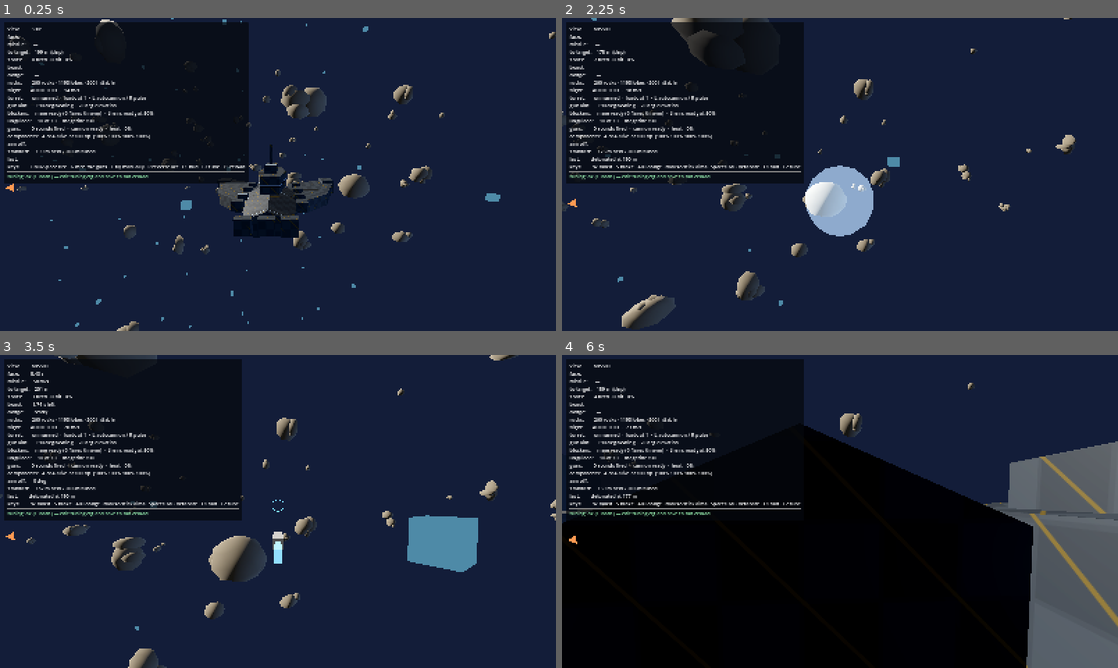
Above: before the commit, frames 1-4 (two rows, left to right).
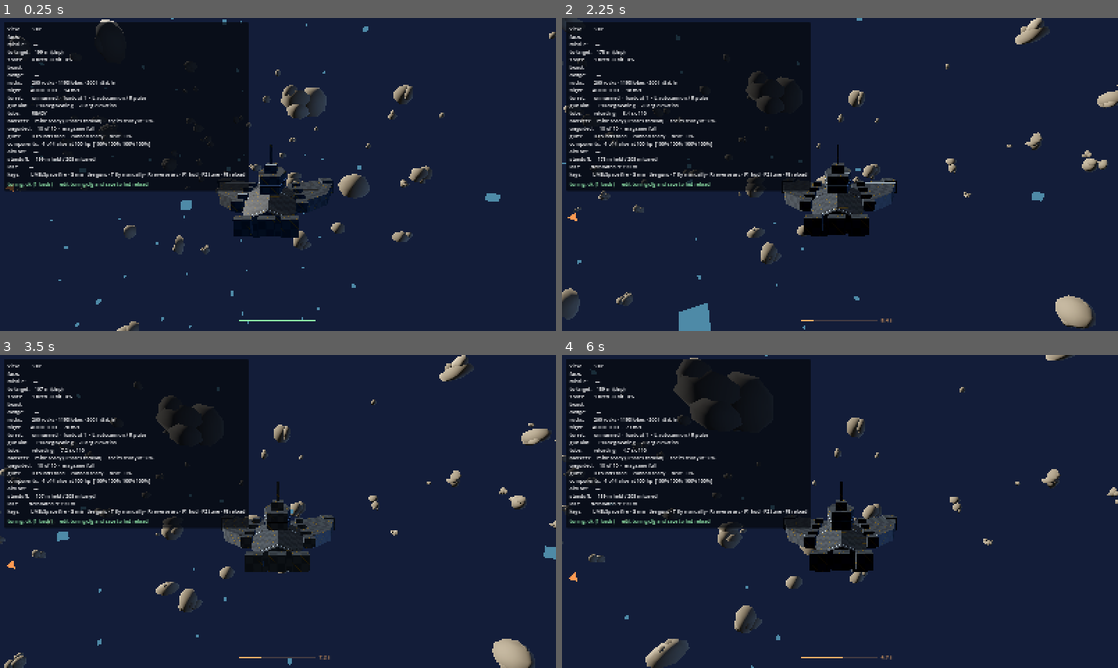
Above: after the commit, the same moments.

Repository: siegfried-martin/TerminalGuidance
Game: Godot game, scene res://scenes/arena.tscn
Two runs of this game, one before a commit and one after it. Both use one fixed random seed, a clock stepped at 60 frames per second and the inputs below.
Inputs (mouse positions are in pixels of both pictures, inside the frame that each line leads up to):
- Up to frame 1 (0.25 s): no input
- Up to frame 2 (2.25 s): move the mouse to (962, 158) at 0.52 s; hold W (boost) 0.53-1.28 s; click (962, 158) at 0.67 s; tap Space (detonate) at 0.8, 1.35 s; move the mouse to (812, 174) at 1.27 s; hold S (brake) 1.28-2.03 s; click (812, 174) at 1.42 s; tap W (boost) at 1.55 s; move the mouse to (895, 105) at 2.02 s; hold Space (detonate) from 2.03 s (still down); tap Down (aim_down) at 2.1 s; click (895, 105) at 2.17 s
- Up to frame 3 (3.5 s): move the mouse to (272, 517) at 2.77 s; release Space (detonate) at 2.78 s; tap Left (aim_left) at 2.85 s; click (272, 517) at 2.92 s; tap W (boost) at 3.05 s
- Up to frame 4 (6 s): move the mouse to (878, 514) at 3.52 s; hold S (brake) 3.53-4.25 s; hold Space (detonate) 3.53-4.25 s; tap Right (aim_right) at 3.6 s; click (878, 514) at 3.67 s; drag from (673, 464) to (756, 433) at 4.27 s; move the mouse to (867, 511) at 5.02 s; hold S (brake) 5.03-5.78 s; hold W (boost) 5.03-5.78 s; click (867, 511) at 5.17 s; tap Space (detonate) at 5.3 s; move the mouse to (817, 505) at 5.77 s; tap Shift (cam_boost) at 5.85 s; click (817, 505) at 5.92 s

The runs differ from the first frame. In frame 1, 3.2% of the frame differs, in the area x 0-57%, y 29-97%; in frame 2, 12%; in frame 3, 13%; in frame 4, 59%, in the area x 0-100%, y 0-100%.

Commit message:
The launch tube's cooldown — POC step 6 is complete
Stage 5 of docs/TURRET_MODE_IMPLEMENTATION.md, and the small change the
whole build was for: success criterion 2 is "after 30 minutes the
developer is still choosing to fire, and never feels stuck waiting", and
without a cooldown there is no between-missiles to have an opinion about.

The clock starts at LAUNCH, not at detonation, and that is a design
choice rather than an implementation convenience. It is what makes "every
second in the missile is a second off the gun" literally true: detonate
early and you buy turret time, ride the fuse out and you spend it.
Starting at detonation would make a long ride free and delete the price
on a decision ADR 0002 makes the difficulty dial.

The tube belongs to the ship, not to the arena wiring it up, and it
reloads on its own clock whichever station the player is at or whether
anyone is at one.

The reload gauge is on the flight overlay along the bottom of the screen,
in every view, rather than in the debug HUD. Criterion 2 is a question
about that bar and it is not answerable if reading it needs F1.

Compare it against missile/fuse_seconds, not against intuition: below the
fuse the tube is always ready by the time a long ride lands and the
cooldown does nothing at all. 10 against a fuse of 6 leaves about four
seconds at the gun after a full ride and about nine after a short one.

make check: 613 assertions, 0 failed. Verified visually from inside a
missile — the bar fills along the bottom with 8.8 s beside it while the
ride is still going.

ADR 0052 records it and forbids the three ways to accidentally make a
long ride free.

Co-Authored-By: Claude Opus 5 <noreply@anthropic.com>
Claude-Session: https://claude.ai/code/session_019cuQQCjeCs6uUkR5mGqxxa

Diff:
--- a/scripts/arena/combat_arena.gd
+++ b/scripts/arena/combat_arena.gd
@@ -26,9 +26,12 @@
 ## Half of step 7 is in too: the target answers an incoming missile with a star of
 ## flares, on a roll of `enemy/blocker_chance` (ADR 0051).
 ##
-## Deliberately absent, in build order: the missile cooldown (step 6); enemy return
-## fire and ship HP (step 7); the interrupt (step 8); death, respawn and the PiP
-## toggle (step 9).
+## Step 6 is complete: the launch tube has its cooldown, which is what makes
+## success criterion 2 — "still choosing to fire, never stuck waiting" — a question
+## with an answer at all.
+##
+## Deliberately absent, in build order: enemy return fire and ship HP (step 7); the
+## interrupt (step 8); death, respawn and the PiP toggle (step 9).
 ## Do not add them here ahead of their step — each one has a feel checkpoint
 ## attached to it and adding it early destroys the reading.
 ##
@@ -159,6 +162,7 @@
 	_overlay.target = _target
 	_overlay.missile_provider = func() -> Missile: return _views.piloted_missile()
 	_overlay.turret_provider = func() -> Turret: return _turret
+	_overlay.ship = _ship
 	var overlay_layer := CanvasLayer.new()
 	overlay_layer.name = "OverlayLayer"
 	overlay_layer.layer = 90   # under the debug HUD, which is 100
@@ -220,6 +224,12 @@
 	_hud.add_row("gun aim", func() -> String:
 		return "%+.0f deg bearing  ·  %+.0f deg elevation" % [
 			_turret.azimuth_degrees(), _turret.elevation_degrees()])
+	_hud.add_row("tube", func() -> String:
+		if _ship.missile_ready():
+			return "READY"
+		return "reloading — %.1f s of %.0f" % [
+			_ship.missile_cooldown_remaining(),
+			Tuning.num("ship/missile_cooldown_seconds")])
 	_hud.add_row("blockers", func() -> String:
 		var mine := "ready" if _turret.blocker_ready() \
 			else "%.1f s" % _turret.blocker_cooldown_remaining()
@@ -337,10 +347,15 @@
 		_views.refresh_mouse_mode()
 
 
-## Launch along the ship's current heading and ride it. One missile at a time —
-## that falls out of riding, and is not a cooldown. Cooldown is step 6.
+## Launch along the ship's current heading and ride it.
+##
+## Refused for three reasons, and they are different reasons: one missile is ridden
+## at a time (which falls out of riding), a missile is launched from the helm and
+## not from the guns (ADR 0048), and the tube has a cooldown (`Mothership`).
 func fire() -> Missile:
 	if _views.piloted_missile() != null:
+		return null
+	if not _ship.missile_ready():
 		return null
 	# A missile is launched from the helm. There is no turret-to-missile edge in
 	# the state machine, and the gate lives here rather than in the input handler
@@ -355,6 +370,7 @@
 		_target, _target.radius, _rocks)
 	missile.detonated.connect(_on_missile_detonated)
 
+	_ship.note_missile_launched()
 	_shots += 1
 	_views.enter_missile_view(missile)
 	return missile
--- a/scripts/ships/mothership.gd
+++ b/scripts/ships/mothership.gd
@@ -36,6 +36,9 @@
 ## the ship's W and the missile's.
 var _throttle: float = 0.0
 var _reticle := ReticleSteering.new()
+## Seconds until the launch tube can put another missile out. The tube belongs to
+## the ship, not to the arena that happens to be wiring it up.
+var _missile_cooldown: float = 0.0
 
 
 func _ready() -> void:
@@ -81,6 +84,10 @@
 func _process(delta: float) -> void:
 	if delta <= 0.0:
 		return
+	# The tube reloads regardless of who is flying, or whether anyone is: the
+	# cooldown is the rhythm of the whole loop and it must not depend on which
+	# station the player happens to be standing at.
+	_missile_cooldown = maxf(_missile_cooldown - delta, 0.0)
 	if autopilot:
 		_fly_autopilot(delta)
 	elif piloted:
@@ -197,6 +204,40 @@
 	_velocity = (-basis.z * (_throttle * manual_max_speed()) + basis.x * strafe) \
 		.limit_length(manual_max_speed())
 	position += _velocity * delta
+
+
+# --- the launch tube ---------------------------------------------------------
+
+## Can another missile be launched?
+##
+## This is POC step 6's other half and the reason success criterion 2 is
+## answerable at all: "after 30 minutes the developer is still choosing to fire,
+## and never feels stuck waiting". Without a cooldown there is no between-missiles
+## to have an opinion about, and the turret has nothing to be an answer to.
+func missile_ready() -> bool:
+	return _missile_cooldown <= 0.0
+
+
+func missile_cooldown_remaining() -> float:
+	return _missile_cooldown
+
+
+## 0 to 1, how far through the reload the tube is. What the overlay draws.
+func missile_charge() -> float:
+	var total := Tuning.num("ship/missile_cooldown_seconds")
+	if total <= 0.0:
+		return 1.0
+	return clampf(1.0 - _missile_cooldown / total, 0.0, 1.0)
+
+
+## Start the clock. Called at LAUNCH, not at detonation, and that is a design
+## choice rather than an implementation convenience: it means a second spent in the
+## missile is a second off the gun, which is the trade `PROJECT_OVERVIEW.md` names
+## as the loop's opportunity cost. Ending a ride early buys turret time; riding the
+## fuse out spends it. Starting the clock at detonation would invert that and make
+## a long ride free.
+func note_missile_launched() -> void:
+	_missile_cooldown = maxf(Tuning.num("ship/missile_cooldown_seconds"), 0.0)
 
 
 ## Hand the ship between the autopilot and the player. Returns the mode now in
--- a/scripts/view/flight_overlay.gd
+++ b/scripts/view/flight_overlay.gd
@@ -18,6 +18,8 @@
 var missile_provider: Callable = func() -> Missile: return null
 ## Returns the gun station while it is manned, or null.
 var turret_provider: Callable = func() -> Turret: return null
+## The ship, for the launch tube's reload gauge.
+var ship: Mothership
 
 
 func _ready() -> void:
@@ -46,6 +48,7 @@
 	_draw_target_indicator(camera)
 	_draw_reticle(camera)
 	_draw_crosshair(camera)
+	_draw_tube()
 
 
 # --- target indicator --------------------------------------------------------
@@ -191,6 +194,31 @@
 	draw_rect(Rect2(origin, Vector2(bar_width * clampf(heat, 0.0, 1.0), bar_height)), color)
 
 
+## The launch tube's reload, along the bottom of the screen in every view.
+##
+## It is here rather than in the debug HUD because it is the one gauge the whole
+## build exists to read. Success criterion 2 is "still choosing to fire, and never
+## feels stuck waiting" — that is a question about this bar, and it has to be
+## answerable at a glance from the turret, from the helm and from inside a missile,
+## without the debug overlay switched on.
+func _draw_tube() -> void:
+	if ship == null or not is_instance_valid(ship):
+		return
+	var charge := ship.missile_charge()
+	var bar_width := Tuning.num("hud/tube_bar_width")
+	var bar_height := Tuning.num("hud/tube_bar_height")
+	var origin := Vector2((size.x - bar_width) * 0.5,
+		size.y - Tuning.num("hud/tube_bar_bottom_margin") - bar_height)
+	var color := Tuning.color("hud/tube_ready_color") if ship.missile_ready() \
+		else Tuning.color("hud/tube_reloading_color")
+
+	draw_rect(Rect2(origin, Vector2(bar_width, bar_height)), Color(color, 0.2))
+	draw_rect(Rect2(origin, Vector2(bar_width * charge, bar_height)), color)
+	if not ship.missile_ready():
+		_draw_label("%.1f s" % ship.missile_cooldown_remaining(),
+			origin + Vector2(bar_width + 8.0, bar_height), color)
+
+
 ## Can `unproject_position` be asked about this point at all?
 ##
 ## It builds a `Plane` from the camera-local position and normalises it, and
--- a/tools/tests/test_runner.gd
+++ b/tools/tests/test_runner.gd
@@ -34,7 +34,7 @@
 	"ship/manual_max_speed", "ship/manual_speed_ceiling_fraction",
 	"ship/manual_turn_rate_deg_per_sec", "ship/manual_reticle_max_angle_deg",
 	"ship/autopilot_turn_rate_deg_per_sec",
-	"ship/manual_strafe_speed",
+	"ship/manual_strafe_speed", "ship/missile_cooldown_seconds",
 	"turret/mount_offset", "turret/muzzle_offset", "turret/muzzle_mount_offset",
 	"turret/convergence_distance", "turret/traverse_deg_per_sec",
 	"turret/elevation_limit_deg",
@@ -92,6 +92,8 @@
 	"hud/turret_reticle_color", "hud/turret_reticle_size",
 	"hud/turret_heat_bar_width", "hud/turret_heat_bar_height", "hud/turret_heat_bar_offset",
 	"hud/turret_heat_color", "hud/turret_overheat_color",
+	"hud/tube_bar_width", "hud/tube_bar_height", "hud/tube_bar_bottom_margin",
+	"hud/tube_ready_color", "hud/tube_reloading_color",
 	"arena/marker_spacing", "arena/marker_count_per_axis", "arena/marker_size",
 	"arena/marker_color", "arena/background_color", "arena/ambient_energy",
 	"arena/glow_enabled", "arena/glow_intensity",
@@ -143,6 +145,7 @@
 	_test_turret_weapons()
 	_test_splash_and_unguided()
 	_test_flares_and_blockers()
+	_test_missile_cooldown()
 	_test_overlay_projection_guard()
 	_test_tuning_schema()
 	_test_tuning_writer()
@@ -1525,6 +1528,63 @@
 	_expect(int(flare_count.call()) == before_far,
 		"a missile beyond blocker_trigger_range is not answered",
 		"answered something %.0f m away" % enemy.position.distance_to(distant.position))
+	Tuning.revert()
+
+	world.free()
+
+
+
+## The launch tube's cooldown (POC step 6). Small, and the single most consequential
+## number in the build: success criterion 2 is a question about it.
+func _test_missile_cooldown() -> void:
+	var world := Node3D.new()
+	add_child(world)
+	var target := Node3D.new()
+	world.add_child(target)
+	var ship := Mothership.new()
+	ship.set_process(false)
+	world.add_child(ship)
+	ship.target = target
+	ship.position = Vector3(0.0, 0.0, 1.0)
+	ship.snap_to_standoff()
+
+	var step := 1.0 / 60.0
+	var tuned := Tuning.num("ship/missile_cooldown_seconds")
+	_expect(ship.missile_ready(), "the tube starts loaded", "started cold")
+	_expect(is_equal_approx(ship.missile_charge(), 1.0),
+		"…and reads as fully charged", "%.2f" % ship.missile_charge())
+
+	ship.note_missile_launched()
+	_expect(not ship.missile_ready(), "launching empties the tube", "still ready")
+	_expect(ship.missile_charge() < 0.05,
+		"…and the gauge drops to nothing", "%.2f charged" % ship.missile_charge())
+
+	# The tube reloads on its own clock, whichever station the player is at — while
+	# riding, at the guns, or flying. That is the whole of the rhythm this build
+	# exists to read.
+	ship.piloted = false
+	var frames := 0
+	while not ship.missile_ready() and frames < 6000:
+		ship._process(step)
+		frames += 1
+	var took := float(frames) * step
+	_expect(absf(took - tuned) < maxf(tuned * 0.05, 2.0 * step),
+		"the tube reloads in ship/missile_cooldown_seconds, unattended",
+		"took %.2f s against a tuned %.2f" % [took, tuned])
+	_expect(ship.missile_ready(), "…and is ready at the end of it", "still cold")
+
+	# Halfway through, the gauge has to say halfway — the bar is the instrument.
+	ship.note_missile_launched()
+	for _i in int(tuned * 30.0):
+		ship._process(step)
+	_expect(absf(ship.missile_charge() - 0.5) < 0.05,
+		"the reload gauge tracks the cooldown", "%.2f at halfway" % ship.missile_charge())
+
+	# 0 is the escape hatch back to the pre-step-6 arena.
+	Tuning.set_value("ship/missile_cooldown_seconds", 0.0)
+	ship.note_missile_launched()
+	_expect(ship.missile_ready(),
+		"a cooldown of 0 removes the mechanic entirely", "still made us wait")
 	Tuning.revert()
 
 	world.free()
@@ -1838,6 +1898,13 @@
 
 	_expect(bool(arena.call("detonate_current")),
 		"detonate_current() ends the ride", "nothing to detonate")
+	# And still refused after the ride, because the tube is cold — that refusal is
+	# the between-missiles the whole build exists to create.
+	if ship != null and Tuning.num("ship/missile_cooldown_seconds") > 0.0:
+		_expect(not ship.missile_ready(),
+			"the tube is cold after a launch", "reloaded instantly")
+		_expect(arena.call("fire") == null,
+			"…and fire() is refused until it reloads", "launched on a cold tube")
 	_expect(not bool(arena.call("detonate_current")),
 		"detonate_current() is a no-op with no missile", "detonated twice")
 
--- a/tuning.cfg
+++ b/tuning.cfg
@@ -141,6 +141,17 @@
 ;; A 48 m hull, so this has to clear the bow at 24 m or missiles spawn inside the
 ;; ship and detonate on the first frame.
 muzzle_offset = 30.0               ; [0..80] m ahead of the ship that a missile appears
+;; The launch tube's reload, and the metronome of the entire loop (POC step 6). It
+;; is what makes success criterion 2 — "still choosing to fire, and never feels
+;; stuck waiting" — a question with an answer: without it there is no
+;; between-missiles for the turret to be the answer to.
+;;
+;; The clock starts at LAUNCH, not at detonation, so a second spent in the missile
+;; is a second off the gun. Ending a ride early buys turret time; riding the fuse
+;; out spends it. Compare against missile/fuse_seconds: below it, the tube is always
+;; ready by the time you land, and the cooldown does nothing.
+;; 0 removes the cooldown entirely, which is the pre-step-6 arena.
+missile_cooldown_seconds = 10.0    ; [0..60] s between launches, timed from the LAUNCH
 
 ;; Manual flight (ADR 0040). T hands the ship between the autopilot and the player.
 ;; This is the ship's throttle, not the missile's boost: W and S move a lever that
@@ -605,3 +616,14 @@
 turret_heat_bar_offset = 30.0      ; [0..200] px below the crosshair
 turret_heat_color = "#7ce0ff"
 turret_overheat_color = "#ff6a4d"  ; while locked out
+
+;; The launch tube's reload, along the bottom of the screen in EVERY view. It is on
+;; the flight overlay rather than in the debug HUD because it is the one gauge this
+;; whole build exists to read: "am I ever stuck waiting?" is a question about this
+;; bar, and it has to be answerable at a glance from the turret, from the helm and
+;; from inside a missile, without F1.
+tube_bar_width = 220.0             ; [40..900] px across
+tube_bar_height = 6.0              ; [1..40] px
+tube_bar_bottom_margin = 26.0      ; [0..300] px up from the bottom of the screen
+tube_ready_color = "#8fffa8"       ; a missile is available
+tube_reloading_color = "#ffb066"   ; still reloading
Not shown, changed: STATUS.md
Not shown, added: decisions/0052-cooldown-starts-at-launch.md
Not shown, changed: decisions/README.md
